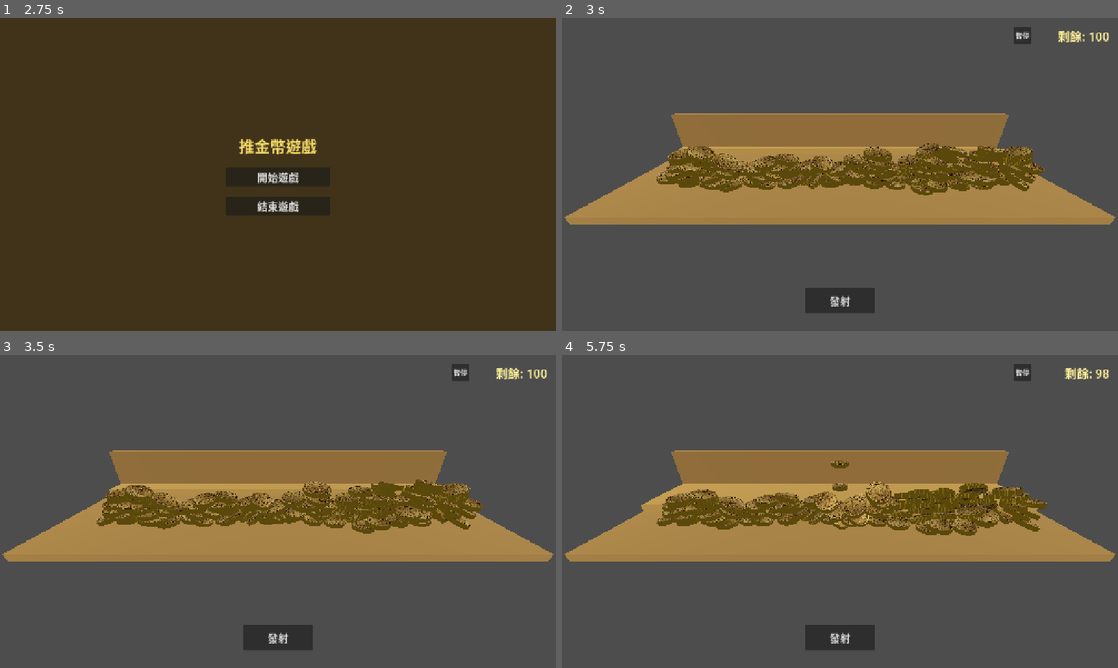
Above: before the commit, frames 1-4 (two rows, left to right).
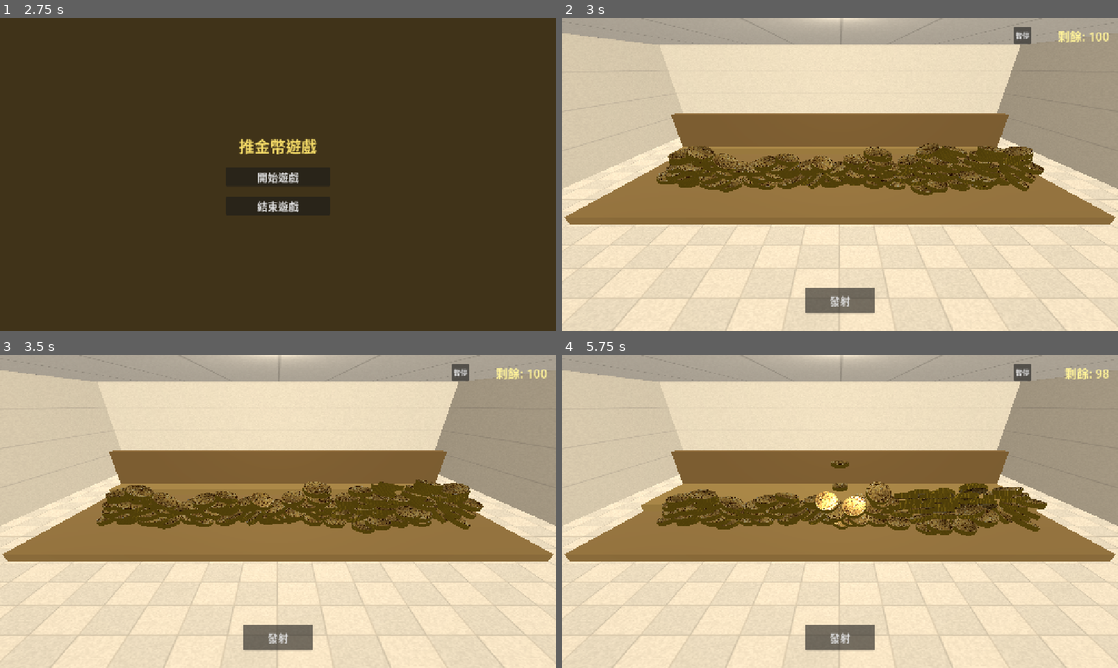
Above: after the commit, the same moments.

Repository: disabledman/mmPushGold
Game: Godot game, scene res://scenes/Logo.tscn
Two runs of this game, one before a commit and one after it. Both use one fixed random seed, a clock stepped at 60 frames per second and the inputs below.
Inputs (mouse positions are in pixels of both pictures, inside the frame that each line leads up to):
- Up to frame 1 (2.75 s): tap Enter at 0.5, 2 s; click (278, 174) at 0.67 s; tap Space at 1.25 s; move the mouse to (166, 190) at 1.27 s; click (166, 190) at 1.42 s; move the mouse to (333, 105) at 2.02 s; click (333, 105) at 2.17 s
- Up to frame 2 (3 s): click "開始遊戲" at 2.75 s
- Up to frame 3 (3.5 s): no input
- Up to frame 4 (5.75 s): click "發射" at 3.5 s; click "暫停" at 4.25 s; click "繼續遊戲" at 5 s

Frame 1 is identical in both runs. In frame 2, 75% of the frame differs, in the area x 0-100%, y 0-100%; in frame 3, 75%; in frame 4, 76%.

Commit message:
Added Indoor room

Diff:
--- /dev/null
+++ b/resources/materials/indoor/ceiling_material.tres
@@ -0,0 +1,10 @@
+[gd_resource type="StandardMaterial3D" load_steps=2 format=3]
+
+[ext_resource type="Texture2D" path="res://assets/textures/indoor/ceiling_panel.png" id="1_tex"]
+
+[resource]
+albedo_texture = ExtResource("1_tex")
+albedo_color = Color(0.94, 0.93, 0.91, 1)
+roughness = 0.88
+texture_filter = 1
+uv1_scale = Vector3(6, 4, 1)
--- /dev/null
+++ b/resources/materials/indoor/floor_material.tres
@@ -0,0 +1,10 @@
+[gd_resource type="StandardMaterial3D" load_steps=2 format=3]
+
+[ext_resource type="Texture2D" path="res://assets/textures/indoor/floor_tiles.png" id="1_tex"]
+
+[resource]
+albedo_texture = ExtResource("1_tex")
+albedo_color = Color(0.95, 0.93, 0.9, 1)
+roughness = 0.92
+texture_filter = 1
+uv1_scale = Vector3(8, 6, 1)
--- /dev/null
+++ b/resources/materials/indoor/wall_material.tres
@@ -0,0 +1,10 @@
+[gd_resource type="StandardMaterial3D" load_steps=2 format=3]
+
+[ext_resource type="Texture2D" path="res://assets/textures/indoor/wall_neutral.png" id="1_tex"]
+
+[resource]
+albedo_texture = ExtResource("1_tex")
+albedo_color = Color(0.92, 0.9, 0.86, 1)
+roughness = 0.9
+texture_filter = 1
+uv1_scale = Vector3(4, 2, 1)
--- a/scenes/Game.tscn
+++ b/scenes/Game.tscn
@@ -1,8 +1,9 @@
-[gd_scene load_steps=14 format=3 uid="uid://cGame001"]
+[gd_scene load_steps=17 format=3 uid="uid://cGame001"]
 
 [ext_resource type="Script" path="res://scripts/Game.gd" id="1_game"]
 [ext_resource type="PackedScene" uid="uid://cCoin001" path="res://scenes/Coin.tscn" id="2_coin"]
 [ext_resource type="PackedScene" uid="uid://cCatchZone001" path="res://scenes/CatchZone.tscn" id="3_catchzone"]
+[ext_resource type="PackedScene" uid="uid://cindoorroom01" path="res://scenes/IndoorRoom.tscn" id="4_indoor"]
 
 [sub_resource type="BoxShape3D" id="BoxShape3D_back"]
 size = Vector3(12, 2, 0.2)
@@ -41,18 +42,12 @@
 friction = 0.8
 bounce = 0.0
 
-[sub_resource type="ProceduralSkyMaterial" id="ProceduralSkyMaterial_sky"]
-sky_top_color = Color(0.55, 0.65, 0.75, 1)
-sky_horizon_color = Color(0.75, 0.72, 0.6, 1)
-ground_horizon_color = Color(0.25, 0.22, 0.18, 1)
-ground_bottom_color = Color(0.12, 0.11, 0.1, 1)
-
 [sub_resource type="Environment" id="Environment_world"]
-background_mode = 2
-sky = SubResource("ProceduralSkyMaterial_sky")
+background_mode = 1
+background_color = Color(0.165, 0.157, 0.149, 1)
 ambient_light_source = 2
-ambient_light_color = Color(1, 0.98, 0.9, 1)
-ambient_light_energy = 0.7
+ambient_light_color = Color(1, 0.97, 0.92, 1)
+ambient_light_energy = 0.55
 
 [node name="Game" type="Node3D"]
 coin_scene = ExtResource("2_coin")
@@ -78,8 +73,16 @@
 
 [node name="DirectionalLight3D" type="DirectionalLight3D" parent="."]
 transform = Transform3D(0.866, -0.354, 0.354, 0, 0.707, 0.707, -0.5, -0.612, 0.612, 0, 8, 4)
-light_energy = 2.0
+light_energy = 1.3
 light_color = Color(1, 0.98, 0.92, 1)
+
+[node name="CeilingLight" type="OmniLight3D" parent="."]
+transform = Transform3D(1, 0, 0, 0, 1, 0, 0, 0, 1, 0, 4.2, 0)
+light_color = Color(1, 0.96, 0.88, 1)
+light_energy = 0.9
+omni_range = 15.0
+
+[node name="IndoorRoom" parent="." instance=ExtResource("4_indoor")]
 
 [node name="GameArea" type="Node3D" parent="."]
 
--- /dev/null
+++ b/scenes/IndoorRoom.tscn
@@ -0,0 +1,43 @@
+[gd_scene load_steps=8 format=3 uid="uid://cindoorroom01"]
+
+[ext_resource type="Material" path="res://resources/materials/indoor/floor_material.tres" id="1_floor_mat"]
+[ext_resource type="Material" path="res://resources/materials/indoor/wall_material.tres" id="2_wall_mat"]
+[ext_resource type="Material" path="res://resources/materials/indoor/ceiling_material.tres" id="3_ceiling_mat"]
+
+[sub_resource type="BoxMesh" id="BoxMesh_floor"]
+size = Vector3(18, 0.05, 14)
+
+[sub_resource type="BoxMesh" id="BoxMesh_back_wall"]
+size = Vector3(18, 4.5, 0.1)
+
+[sub_resource type="BoxMesh" id="BoxMesh_side_wall"]
+size = Vector3(0.1, 4.5, 14)
+
+[sub_resource type="BoxMesh" id="BoxMesh_ceiling"]
+size = Vector3(18, 0.05, 14)
+
+[node name="IndoorRoom" type="Node3D"]
+
+[node name="Floor" type="MeshInstance3D" parent="."]
+mesh = SubResource("BoxMesh_floor")
+surface_material_override/0 = ExtResource("1_floor_mat")
+
+[node name="BackWall" type="MeshInstance3D" parent="."]
+transform = Transform3D(1, 0, 0, 0, 1, 0, 0, 0, 1, 0, 2.25, -7)
+mesh = SubResource("BoxMesh_back_wall")
+surface_material_override/0 = ExtResource("2_wall_mat")
+
+[node name="LeftWall" type="MeshInstance3D" parent="."]
+transform = Transform3D(1, 0, 0, 0, 1, 0, 0, 0, 1, -9, 2.25, 0)
+mesh = SubResource("BoxMesh_side_wall")
+surface_material_override/0 = ExtResource("2_wall_mat")
+
+[node name="RightWall" type="MeshInstance3D" parent="."]
+transform = Transform3D(1, 0, 0, 0, 1, 0, 0, 0, 1, 9, 2.25, 0)
+mesh = SubResource("BoxMesh_side_wall")
+surface_material_override/0 = ExtResource("2_wall_mat")
+
+[node name="Ceiling" type="MeshInstance3D" parent="."]
+transform = Transform3D(1, 0, 0, 0, 1, 0, 0, 0, 1, 0, 4.5, 0)
+mesh = SubResource("BoxMesh_ceiling")
+surface_material_override/0 = ExtResource("3_ceiling_mat")
Binary file added: assets/textures/indoor/ceiling_panel.png
Not shown, added: assets/textures/indoor/ceiling_panel.png.import
Binary file added: assets/textures/indoor/floor_tiles.png
Not shown, added: assets/textures/indoor/floor_tiles.png.import
Binary file added: assets/textures/indoor/wall_neutral.png
Not shown, added: assets/textures/indoor/wall_neutral.png.import
